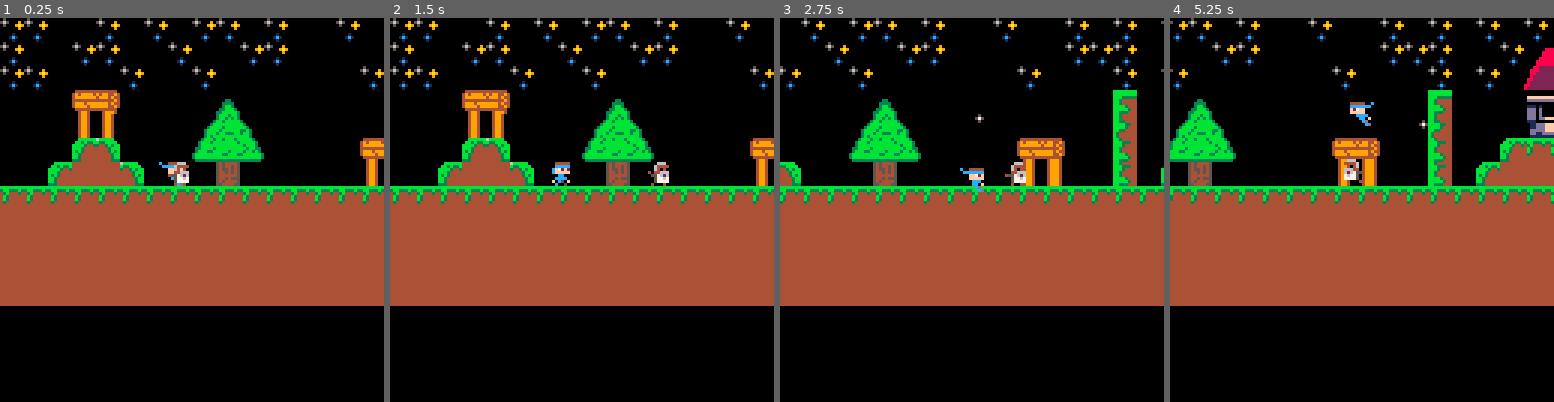
Above: before the commit, frames 1-4 (left to right).
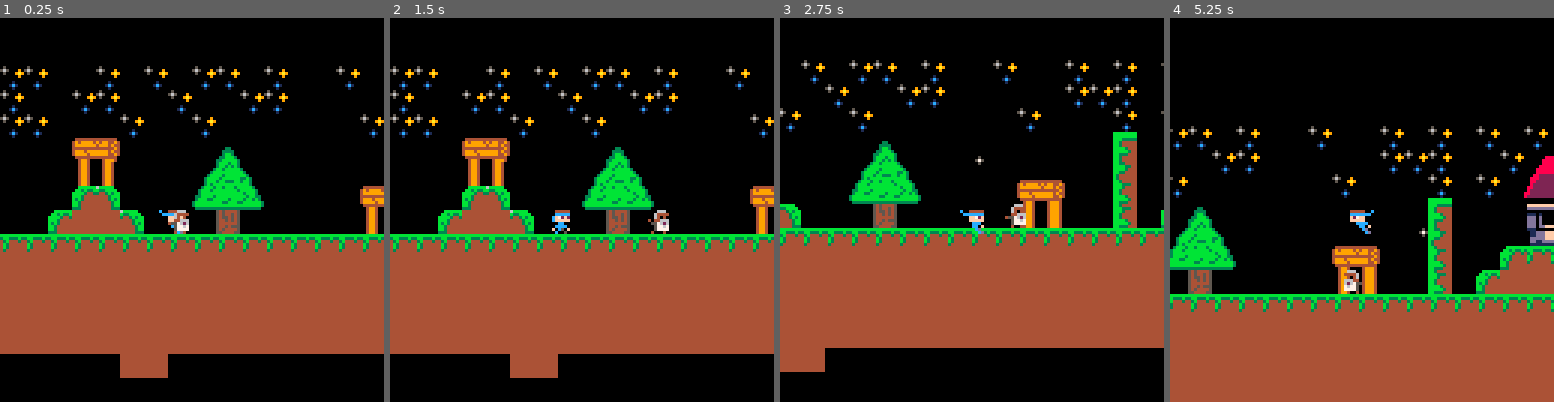
Above: after the commit, the same moments.

Repository: vern3432/carts
Game: PICO-8 cartridge project_step.p8
Two runs of this game, one before a commit and one after it. Both use one fixed random seed, a clock stepped at 60 frames per second and the inputs below.
Inputs:
- Up to frame 1 (0.25 s): no input
- Up to frame 2 (1.5 s): tap X (X key) at 0.33, 1.07 s; tap O (Z key) at 0.7 s
- Up to frame 3 (2.75 s): hold Right 1.6-2.1 s; tap O (Z key) at 1.7, 2.1, 2.5 s; tap X (X key) at 1.85 s; hold Up 2.15-2.42 s; hold Right from 2.47 s (still down)
- Up to frame 4 (5.25 s): tap O (Z key) every 0.4 s from 2.9 to 4.9 s; tap X (X key) at 2.97, 4.08, 5.2 s; release Right at 3.03 s; hold Left 3.08-3.58 s; hold Down 3.63-3.97 s; hold Right 4.02-4.68 s; hold Up 4.73-5.03 s; hold Left from 5.08 s (still down)

The runs differ from the first frame. In frame 1, 35% of the frame differs, in the area x 0-100%, y 0-94%; in frame 2, 35%; in frame 3, 32%; in frame 4, 63%, in the area x 0-100%, y 0-100%.

Commit message:
Door functionality kind of added in a dumb way

Diff:
--- a/project_step.p8
+++ b/project_step.p8
@@ -26,7 +26,9 @@
     landed = false,
     wallsliding = false,
     frontface = false,
-    ninjastarstatus = 8
+    ninjastarstatus = 8,
+    playerIn = false,
+    timesup=0
   }
   gravity = 0.3
   friction = 0.85
@@ -56,7 +58,8 @@
   if cam_x > map_end - 128 then
     cam_x = map_end - 128
   end
-  camera(cam_x, 0)
+  cam_y = player.y - 64
+  camera(cam_x, cam_y)
   ubullets()
   voldman()
 end
@@ -143,8 +146,25 @@
   --up button code
   --⬆️
   if btn(⬆️) then
+    player.timesup+=1
+    if player.timesup>=3 then
+      player.timesup=0
+    end
     player.frontface = true
-  end
+    --
+    if player.playerIn == false then
+      if player.timesup==0 and collide_map(player, "right", 7) or collide_map(player, "left", 7) or collide_map(player, "up", 7) then
+        player.playerIn = true
+        player.x = 330
+        player.y = 500
+      end
+    elseif player.timesup==0 and player.playerIn == true then
+      player.playerIn = false
+      player.x = 199
+      player.y = 30
+    end
+  end
+
   if not btn(⬆️) then
     player.frontface = false
   end
@@ -443,14 +463,18 @@
     end
     if oldman.done == 1 then
       -- done=1
-      oldman.y -= .05
+      -- oldman.y -= .05
       oldman.done = 2
     end
     if oldman.done == 2 then
-        oldman.flp = true
-        direction = -1
-        oldman.x += .05*direction
-
+      oldman.flp = true
+      direction = -1
+      oldman.x += .05 * direction
+      oldman.sx += 1
+      if oldman.sx > 2 then
+        oldman.sx = 0
+      end
+      oldman.sp = 19 + oldman.sx
     end
   end
 end
@@ -590,18 +614,19 @@
 
 
 __gff__
-0000000000000000000000000000000000000000000000000000000000000000000000000000000000000000000000000000000000000000000000000000000001010101010100000000000000000000000000000b0b00000001010101010101030303030b0b00000000000000000000000000000b0b0b0b0000000000000000
+0000000000000000000000000000000000000000000000000000000000000000000000000000000000000000000000000000000000000000000000000000000001010101010100000000000000000000000303030b0b00000001010101010101030303030b0b00030000008080000000000000000b0b0b0b0000008080000000
 0000000000000000000000000000000000000000000000000000000000000000000000000000000000000000000000000000000000000000000000000000000001010000000000000000000000000000000000000000000000000000000000000101010000000000000000000000000000000000000000000000000000000000
 __map__
-56560000560056005656005600005600005600560056005600565600005600000000000000005600005600000000560000000000000056005600000056c0c1c200000000000000000000000000000000000000000000000000000000000000000000000000000000000000000000000000000000000000000000000000000000
-5600005656000056000056560000000000565656000056474848484d4e4f00000000000000000056000000000000000000560000000000000000c0c1c1c1c1c1c1c1c1c2000000000000000000000000000000000000000000000000000000000000000000000000000000000000000000000000000000000000000000000000
+56560000560056005656005600005600005600560056005600565600005600000000000000005600006600000000560000000000000056005600000056c0c1c200000000000000000000000000000000000000000000000000000000000000000000000000000000000000000000000000000000000000000000000000000000
+5600005656000056000056560000000000565656000056494a4a4a4a4a4f00000000000000000056000000000000000000560000000000000000c0c1c1c1c1c1c1c1c1c2000000000000000000000000000000000000000000000000000000000000000000000000000000000000000000000000000000000000000000000000
 5656000000560000560000000000005600000056005600595a5b5c5d5e5f000000000000000000000000560056000000000056005656000056c0c1c1c1c1c1c1c1c1c1c1c20000000000000000000000000000000000000000000000000000000000000000000000000000000000000000000000000000000000000000000000
 0000006263000000008400000000000000000054000000696a6b6c6d6e6f0000000000000000000000000000000000000000000000000000c0c1c1c1c1c1c1c1c1c1c1c1c1c200000000000000000000000000000000000000000000000000000000000000000000000000000000000000000000000000000000000000000000
 0000007272000000939495000000000000000064000000797a7b7c7d7e7f0000000000000000000000000000000000000000000000000000727272d0d16b6cd0d1727272727200000000000000000000000000000000000000000000000000000000000000000000000000000000000000000000000000000000000000000000
 0000004445000000a3a4a5000000006263000074000044434343434242424245000000000000000000000000000000000000000000000000727272d0d17b7cd0d1727272727200000000000000000000000000000000000000000000000000000000000000000000000000000000000000000000000000000000000000000000
-000044535345000000b400000000007273000074004452525252525353535353450000000000000000000000000000000000000000000000e0e1e1e1e1e1e1e1e1e1e1e1e1e200000000000000000000000000000000000000000000000000000000000000000000000000000000000000000000000000000000000000000000
+000044505045000000b400000000007273000074004450505050505050505050450000000000000000000000000000000000000000000000e0e1e1e1e1e1e1e1e1e1e1e1e1e200000000000000000000000000000000000000000000000000000000000000000000000000000000000000000000000000000000000000000000
 404040404040404040404040404040404040404040404040404040404040434343550000000000000000000000000000000000000062630000d0d1d0d1d0d1d0d1d0d1d0d10000000000000000000000000000000000000000000000000000000000000000000000000000000000000000000000000000000000000000000000
-505050505050505050505050505050505050505050505050505050505050525252650000000000000000000000000000000000000072730000e0e1e1e1e1e1e1e1e1e1e1e20000000000000000000000000000000000000000000000000000000000000000000000000000000000000000000000000000000000000000000000
-53535353535353535353535151515151515151515151515151515151515151515165000076414141414177000000000000626300007273000000f1f1f1f1f1f1f1f1f1f1000000000000000000000000000000000000000000000000000000000000000000000000000000000000000000000000000000000000000000000000
-5353535353535353535353535153535151515151515151515151515151515151515140415353535353536500000000000072730000727300000072727272727272727272000000000000000000000000000000000000000000000000000000000000000000000000000000000000000000000000000000000000000000000000
-5353535353535353535353535353535353535353535353535353535353535353535353535353535353534343434343434343434343434343434343434343434341414141414141410000000000000000000000000000000000000000000000000000000000000000000000000000000000000000000000000000000000000000
+505050505050505050505050505050505050505050505050505050505050505050650000000000000000000000000000000000000072730000e0e1e1e1e1e1e1e1e1e1e1e20000000000000000000000000000000000000000000000000000000000000000000000000000000000000000000000000000000000000000000000
+50505050505050505050505050505050505050505050505050505050505050505065000076414141414177000000000000626300007273000000f1f1f1f1f1f1f1f1f1f1000000000000000000000000000000000000000000000000000000000000000000000000000000000000000000000000000000000000000000000000
+5050505050505050505050505050505050505050505050505050505050505050505040415050505050506500000000000072730000727300000072727272727272727272000000000000000000000000000000000000000000000000000000000000000000000000000000000000000000000000000000000000000000000000
+5050505050505050505050505050505050505050505050505050505050505050505050505050505050504343434343434343434343434343434343434343434341414141414141410000000000000000000000000000000000000000000000000000000000000000000000000000000000000000000000000000000000000000
+0000000000505000000000000000000000000000000000000000000000000000000000000000000000000000000000000000000000000000000000000000000000000000000000000000000000000000000000000000000000000000000000000000000000000000000000000000000000000000000000000000000000000000
Not shown, changed: 39 lines of the sprite sheet (__gfx__) section of project_step.p8
